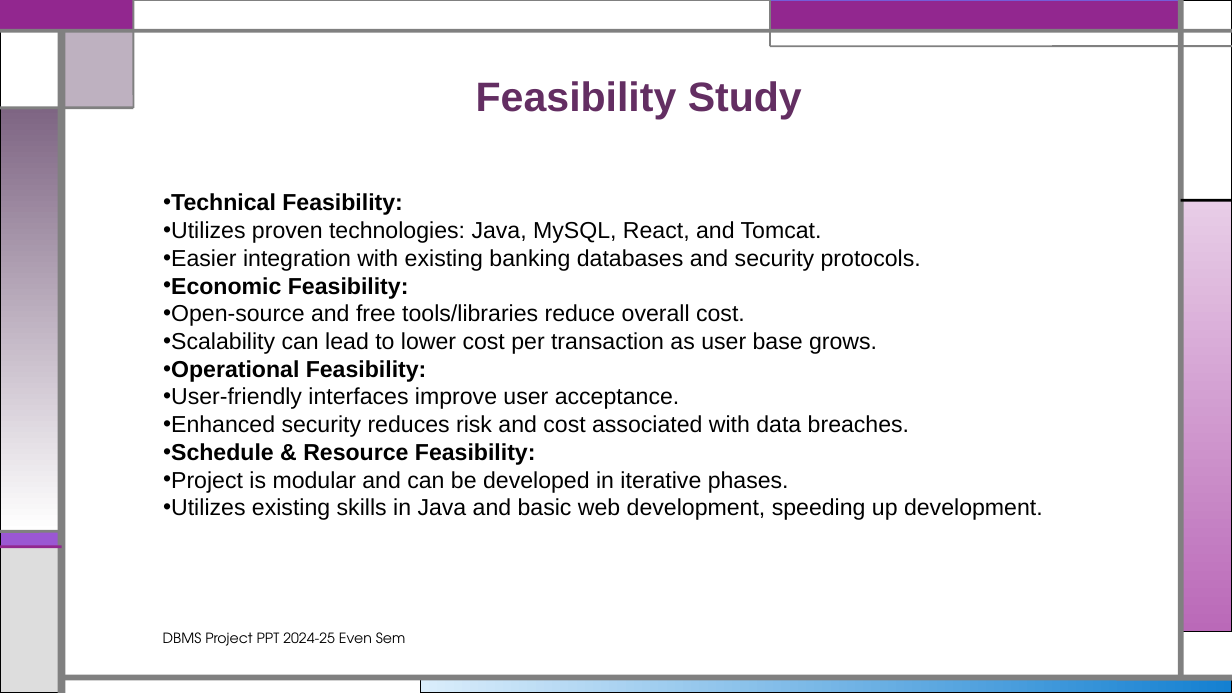
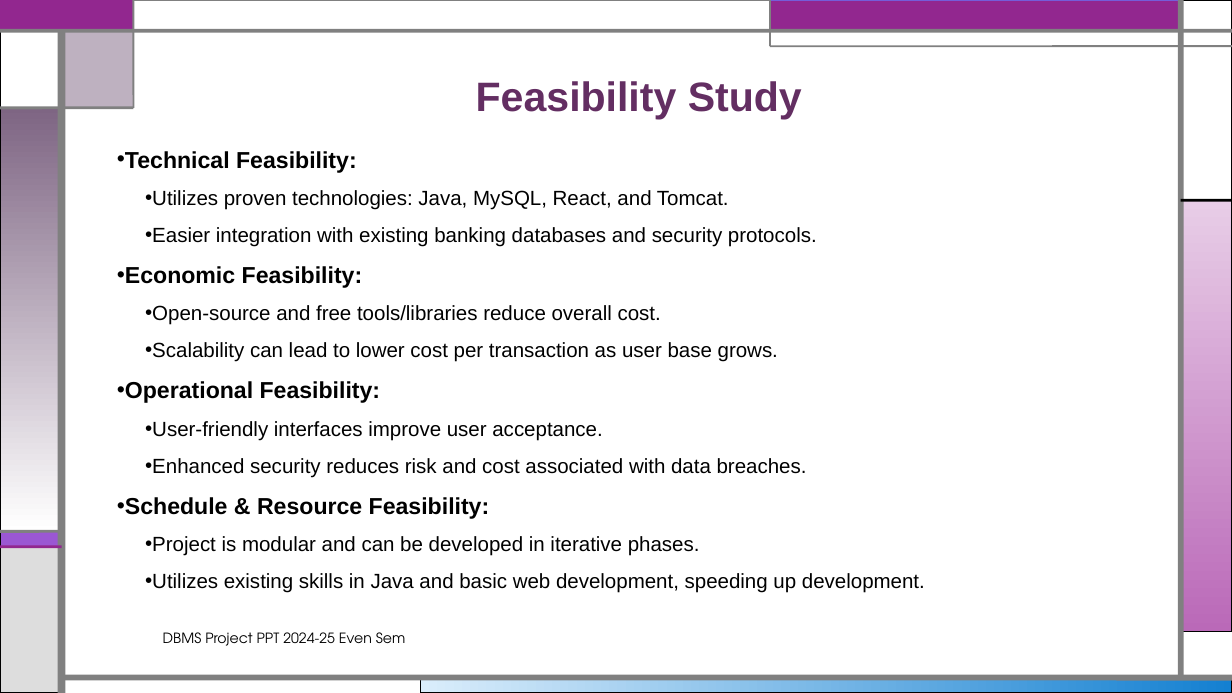
Before and after one commit to Drishay/CollegeProjects, a slide deck: slide 8 of DBMS-Project/others-details/Presentation-001.pptx. Drawn at 1232x693 pixels with LibreOffice and Linux fonts; fonts in the diff are those of the drawing. Boxes give left, top, right and bottom in pixels: in the first picture for what was removed or moved away, otherwise in the second. Text is boxed around its words. In the diff, an @@ line names an element or a change of style, - is before the commit and + after.

```diff
--- a/DBMS-Project/others-details/Presentation-001.pptx
+++ b/DBMS-Project/others-details/Presentation-001.pptx
@@ text "Technical Feasibility:": place and size @@
-text "Technical Feasibility:" at bbox=[163, 193, 1043, 520]
+text "Technical Feasibility:" at bbox=[125, 151, 925, 593]
@@ text "Technical Feasibility:" at bbox=[125, 151, 925, 593]: size 18 to 16 pt in "Utilizes proven technologies: Java, MySQL, React, and ...", "Easier integration with existing banking databases and ...", "Open-source and free tools/libraries reduce overall cost.", "Scalability can lead to lower cost per ..." and 4 more places; line spacing 1 to 1.5; list level 1 to 2 in "Utilizes proven technologies: Java, MySQL, ..."; list level 1 to 2 in "Easier integration with existing banking ..."; list level 1 to 2 in "Open-source and free tools/libraries reduce ..."; list level 1 to 2 in "Scalability can lead to lower ..."; list level 1 to 2 in "User-friendly interfaces improve user acceptance."; list level 1 to 2 in "Enhanced security reduces risk and ..."; list level 1 to 2 in "Project is modular and can ..."; list level 1 to 2 in "Utilizes existing skills in Java ..." @@
```
Also in this commit, not shown: 6 other slides changed, 3 slides added, 9 other files.
